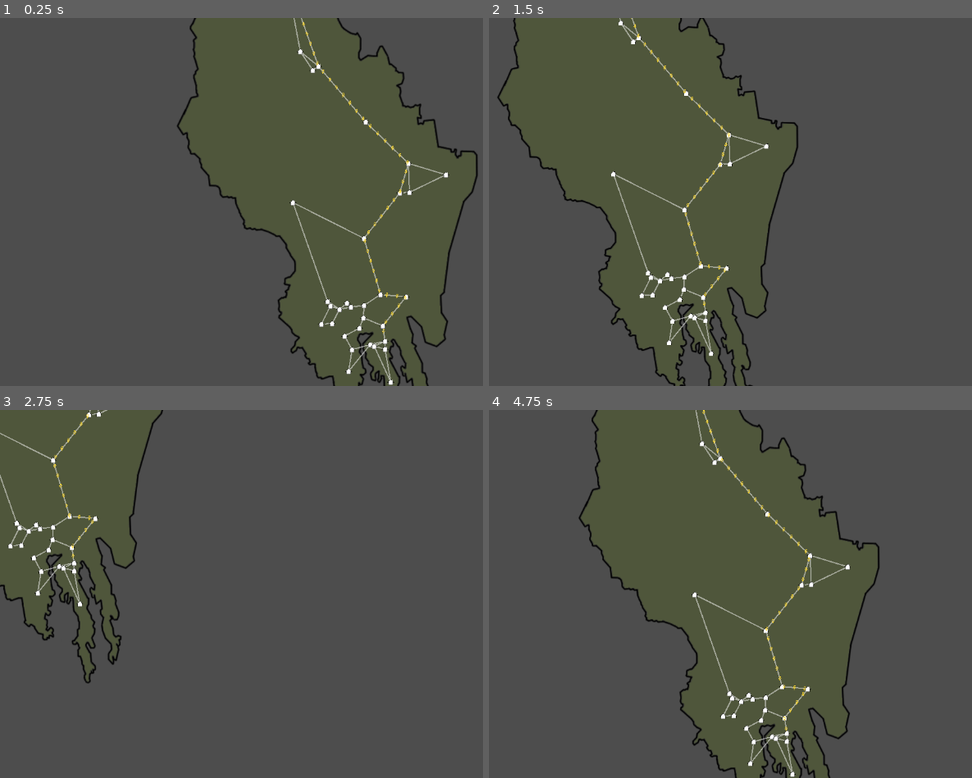
Above: before the commit, frames 1-4 (two rows, left to right).
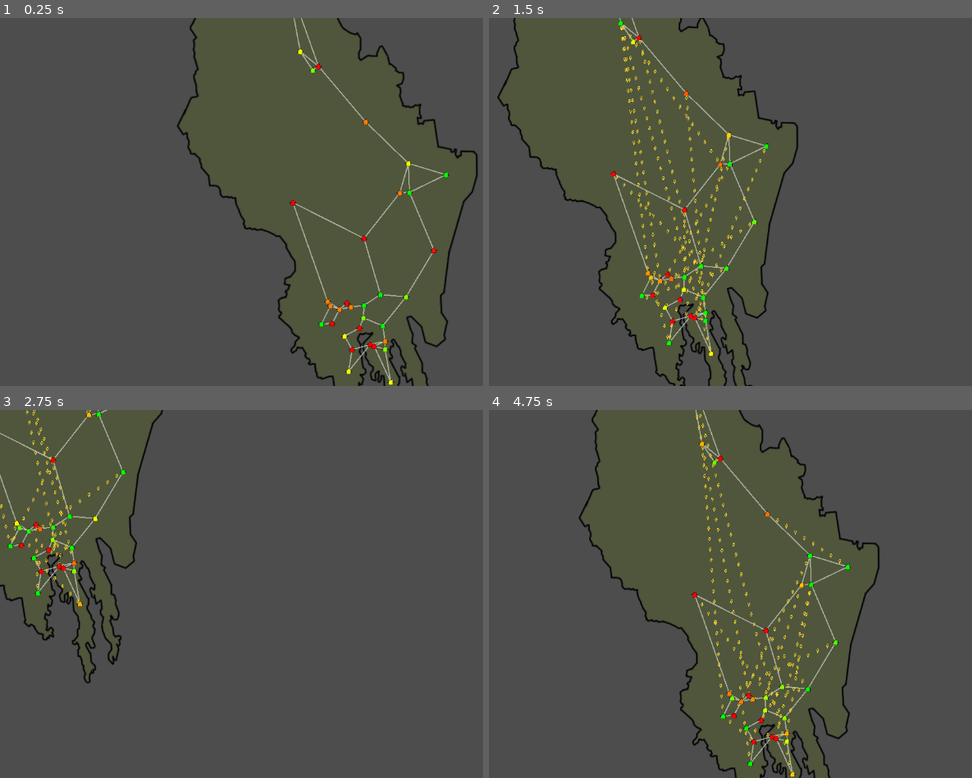
Above: after the commit, the same moments.

Repository: Exzircon/local-energy-markets
Game: Godot game, scene res://src/main.tscn
Same seed, same stepped clock (60 frames per second), same inputs: the game is played once before the commit and once after it.
Inputs (mouse positions are in pixels of both pictures, inside the frame that each line leads up to):
- Up to frame 1 (0.25 s): no input
- Up to frame 2 (1.5 s): tap Enter (ui_accept) at 0.5, 1.35 s; move the mouse to (788, 51) at 0.52 s; hold D (right) 0.53-1.28 s; hold Enter (ui_accept) 0.53-1.28 s; click (788, 51) at 0.67 s; move the mouse to (658, 69) at 1.27 s; hold S (down) from 1.28 s (still down); click (658, 69) at 1.42 s
- Up to frame 3 (2.75 s): tap Enter (ui_accept) at 1.52, 1.82 s; move the mouse to (236, 410) at 2.02 s; release S (down) at 2.03 s; hold D (right) from 2.03 s (still down); hold Enter (ui_accept) from 2.03 s (still down); click (236, 410) at 2.17 s
- Up to frame 4 (4.75 s): move the mouse to (585, 413) at 2.77 s; release D (right) at 2.78 s; release Enter (ui_accept) at 2.78 s; hold W (up) 2.78-3.53 s; tap Enter (ui_accept) at 2.85, 3.02, 3.32, 4.35, 4.52 s; click (585, 413) at 2.92 s; move the mouse to (513, 487) at 3.52 s; hold Enter (ui_accept) 3.53-4.28 s; hold A (left) from 3.53 s (still down); click (513, 487) at 3.67 s; move the mouse to (609, 457) at 4.27 s; click (609, 457) at 4.42 s

The runs differ from the first frame. In frame 1, 0.7% of the frame differs, in the area x 60-93%, y 1-100%; in frame 2, 1.8%, in the area x 25-58%, y 0-92%; in frame 3, 0.9%; in frame 4, 1.6%.

Commit message:
Removed unneccesary files

Diff:
--- a/data/custom_classes/breadth-first_search.gd
+++ b/data/custom_classes/breadth-first_search.gd
@@ -55,6 +55,7 @@
 	'''
 	#print("BFSearch start!")
 	#print("Wat?: ", goal)
+	return [start, goal]
 	var visited: Array = []
 	var path: Array = []
 	var queue = [[start]]
--- a/data/global/power_manager.gd
+++ b/data/global/power_manager.gd
@@ -1,25 +1,137 @@
 extends Node
 
-var requesting_power: Dictionary = {}
-var providing_power: Dictionary = {}
+var power_dict: Dictionary = {}
+
+var particle_paths: Array[ParticlePath2D] = []
+var bfs: BreadthFirstSearch
+var map: Map
+
+func _ready() -> void:
+	TimeTracker.connect("Tick", tick)
+	TimeTracker.connect("Pre_Tick", pre_tick)
+	TimeTracker.connect("Post_Tick", post_tick)
+
+func add_to_power_tracker(agent, amount: float) -> void:
+	power_dict[agent] = amount
+
+func pre_tick() -> void:
+	power_dict = {}
+	_clear_power_paths()
 
 
-#signal request_power
-#signal provide_power
-func _ready() -> void:
-	TimeTracker.connect("Tick", tick)
+func tick() -> void:
+	pass
 
-func request_power(agent, amount: float) -> void:
-	requesting_power[agent] = amount
+func post_tick() -> void:
+	#print("WAH!")
+	#_draw_power_path(0, 8)
+	#print("Power: ", power_dict)
+	#print()
+	#print("Balance: ", get_grid_balance())
+	#balance_grid()
+	balance_grid_by_consumption()
+	#print()
+	#print("Power Post: ", power_dict)
 
-func provide_power(agent, amount: float) -> void:
-	providing_power[agent] = amount
+func balance_grid() -> void:
+	for key in power_dict.keys():
+		while power_dict[key] < 0.0:
+			var prov = get_largest_key(power_dict)
+			if power_dict[prov] <= 0:
+				print("Power_deficit")
+				return
+			var amount = min(-power_dict[key], power_dict[prov])
+			power_dict[key] = power_dict[key] + amount
+			power_dict[prov] = power_dict[prov] - amount
+			_draw_power_path(bfs.nodes.find(prov), bfs.nodes.find(key))
+			#print(bfs.nodes.find(key))
 
 
-func pre_tick() -> void:
-	requesting_power = {}
-	providing_power = {}
 
 
-func tick(tick: int) -> void:
-	pass
+
+func balance_grid_by_consumption() -> void:
+	var iteration: int = 0
+	while not is_grid_balanced():
+		if iteration > power_dict.size() * 3:
+			print(power_dict)
+			break
+		else:
+			iteration += 1
+		var req = get_smallest_key(power_dict)
+		var prov = get_largest_key(power_dict)
+		if power_dict[prov] <= 0:
+			print("Power_deficit: ", get_grid_balance())
+			break
+		var amount = min(-power_dict[req], power_dict[prov])
+		power_dict[req] = power_dict[req] + amount
+		power_dict[prov] = power_dict[prov] - amount
+		_draw_power_path(bfs.nodes.find(prov), bfs.nodes.find(req))
+
+
+
+
+
+
+
+func _draw_power_path(start: int, goal: int) -> void:
+	var path = bfs.search(start, goal)
+	#bfs.highlight_path(path)
+	var p_path: ParticlePath2D = ParticlePath2D.new()
+	p_path.top_level = true
+	p_path.z_index = -1
+	p_path.curve = Curve2D.new()
+	for idx in path:
+		p_path.curve.add_point(bfs.nodes[idx].global_position)
+	particle_paths.append(p_path)
+	bfs.nodes[start].add_child(p_path)
+
+func _clear_power_paths() -> void:
+	for p_path in particle_paths:
+		p_path.queue_free()
+	particle_paths = []
+
+func get_largest_key(dict: Dictionary) -> Variant:
+	var largest_key
+	var largest_amount: float = 0.0
+	for key in dict.keys():
+		#print("-------------------------------------------------------")
+		#print(key)
+		if dict[key] > largest_amount:
+			largest_amount = dict[key]
+			largest_key = key
+	if not largest_key: return dict.keys()[0]
+	return largest_key
+
+func get_smallest_key(dict: Dictionary) -> Variant:
+	var smalllest_key
+	var smalllest_amount: float = 0.0
+	for key in dict.keys():
+		#print("-------------------------------------------------------")
+		#print(key)
+		if dict[key] < smalllest_amount:
+			smalllest_amount = dict[key]
+			smalllest_key = key
+	if not smalllest_key: return dict.keys()[0]
+	return smalllest_key
+
+func is_grid_balanced() -> bool:
+	var num_pos: int = 0
+	var num_neg: int = 0
+	for key in power_dict.keys():
+		if power_dict[key] > 0:
+			num_pos += 1
+		elif power_dict[key] < 0:
+			num_neg += 1
+	#print(num_pos," ",num_neg)
+	if num_pos == 0 or num_neg == 0:
+		return true
+	return false
+
+
+
+func get_grid_balance() -> float:
+	var balance: float = 0.0
+	for key in power_dict.keys():
+		balance += power_dict[key]
+	return balance
--- a/data/global/time_tracker.gd
+++ b/data/global/time_tracker.gd
@@ -1,11 +1,18 @@
 extends Node
 
 
-signal Tick(tick: int)
-
-var tick: int = 0
+signal Tick()
+signal Pre_Tick()
+signal Post_Tick()
 
 func emit_tick() -> void:
-	PowerManager.pre_tick()
-	tick += 1
-	Tick.emit(tick)
+	Pre_Tick.emit()
+	Tick.emit()
+	Post_Tick.emit()
+
+
+
+func _input(event: InputEvent) -> void:
+	if event is InputEvent:
+		if event.is_action_pressed("ui_accept"):
+			emit_tick()
--- a/data/scripts/map.gd
+++ b/data/scripts/map.gd
@@ -1,4 +1,5 @@
 extends Sprite2D
+class_name Map
 
 var bfs = BreadthFirstSearch.new()
 
@@ -7,26 +8,21 @@
 var particle_paths: Array[ParticlePath2D] = []
 
 
+func _init() -> void:
+	PowerManager.bfs = bfs
+	PowerManager.map = self
 
 func _ready() -> void:
 	bfs.set_nodes(get_children())
-	#for i in range(bfs.nodes.size() - 1):
-	#	test(0, i+1)
-	test(0, 28)
-
-	#for idx in rand_path:
-	#	bfs.nodes[idx].scale = Vector2.ONE * 0.3
-
-
+	#test(0, 28)
 
 @warning_ignore("unused_parameter")
 func _physics_process(delta: float) -> void:
 	pass
 
-
-
 func test(a: int, b: int) -> void:
 	var path = bfs.search(a, b)
+
 	#bfs.highlight_path(path)
 	var p_path: ParticlePath2D = ParticlePath2D.new()
 	p_path.top_level = true
@@ -38,9 +34,6 @@
 	bfs.nodes[a].add_child(p_path)
 
 
-
-
-
 func _rand_highlight() -> void:
 	var a: int = randi_range(0, bfs.nodes.size() - 1)
 	var b: int = randi_range(0, bfs.nodes.size() - 1)
--- a/data/scripts/school.gd
+++ b/data/scripts/school.gd
@@ -34,8 +34,8 @@
 @onready var collision_shape_2d: CollisionShape2D = $HoverArea/CollisionShape2D
 #endregion
 
-
-
+func _init() -> void:
+	num_solar_panels = randi_range(0, 4)
 
 
 func _ready() -> void:
@@ -44,14 +44,27 @@
 	hover_area.connect("mouse_entered", mouse_entered)
 	hover_area.connect("mouse_exited", mouse_exited)
 
+@warning_ignore("unused_parameter")
+func _physics_process(delta: float) -> void:
+	_update_color()
+	consumption_label.text = "Con: " + str(consumption)
+	production_label.text = "Prod: " + str(generation)
+
+
 func mouse_entered() -> void:
 	panel_container.show()
 
 func mouse_exited() -> void:
 	panel_container.hide()
 
-func tick(tick: int) -> void:
-	if consumption > generation:
-		PowerManager.request_power(self, consumption - generation)
-	elif consumption < generation:
-		PowerManager.provide_power(self, generation - consumption)
+func tick() -> void:
+	#print(generation - consumption)
+	consumption = randf_range(0.0, 15.0)
+	PowerManager.add_to_power_tracker(self, generation - consumption)
+
+
+func _update_color() -> void:
+	if satisfaction > 1.0:
+		self_modulate = mid_color.lerp(high_color, satisfaction - 1.0)
+	else:
+		self_modulate = low_color.lerp(mid_color, satisfaction)
--- a/src/buildings/school.tscn
+++ b/src/buildings/school.tscn
@@ -9,7 +9,7 @@
 radius = 13.333333
 
 [node name="School" type="Sprite2D"]
-z_index = 2
+z_index = 10
 scale = Vector2(0.35, 0.35)
 texture = ExtResource("1_l0iij")
 script = ExtResource("2_r2w1k")
@@ -17,6 +17,7 @@
 [node name="PanelContainer" type="PanelContainer" parent="."]
 visible = false
 z_index = 100
+z_as_relative = false
 anchors_preset = 7
 anchor_left = 0.5
 anchor_top = 1.0
--- a/src/maps/sandefjord.tscn
+++ b/src/maps/sandefjord.tscn
@@ -105,3 +105,7 @@
 
 [node name="Vesterøy Skole" parent="." instance=ExtResource("3_orbt3")]
 position = Vector2(111, 317)
+
+[node name="Sykehus" parent="." instance=ExtResource("3_orbt3")]
+position = Vector2(187, 85.000015)
+consumption = 300.0
--- a/src/misc/particle_path_2d.tscn
+++ b/src/misc/particle_path_2d.tscn
@@ -5,5 +5,7 @@
 [sub_resource type="Curve2D" id="Curve2D_fc2v2"]
 
 [node name="ParticlePath2D" type="Path2D"]
+z_index = 5
+z_as_relative = false
 curve = SubResource("Curve2D_fc2v2")
 script = ExtResource("1_ivxkr")
